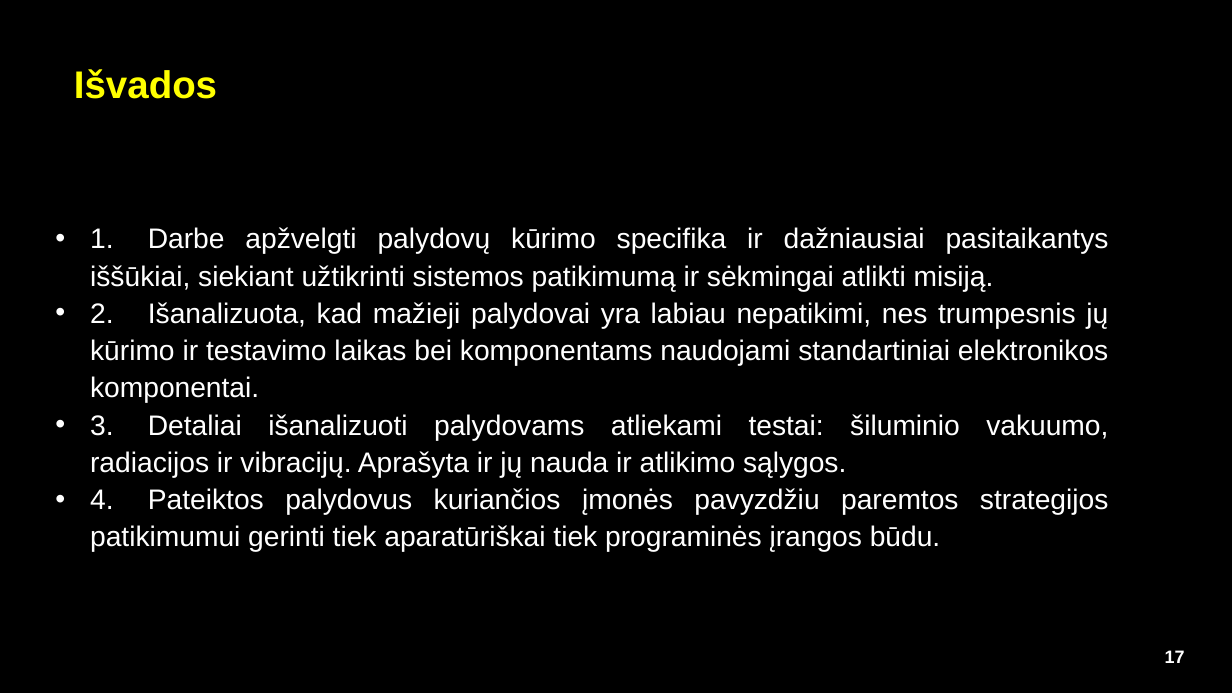
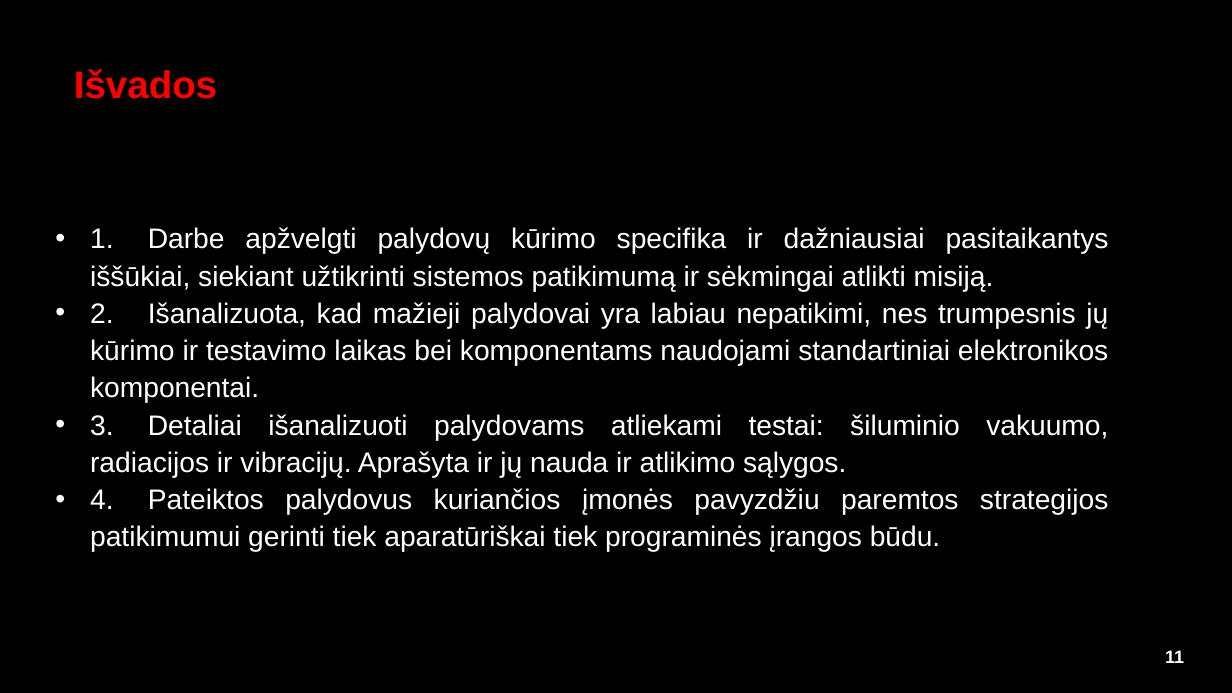
Before and after one commit to Double-Bonus/sem11-InovatyviosMatavimoSistemos, a slide deck: slide 11 of Indvidualus_darbas/esaSwarm_EEF.pptx (slide 17 before the commit). Drawn at 1232x693 pixels with LibreOffice and Linux fonts; fonts in the diff are those of the drawing; background and template pictures are left out. Boxes give left, top, right and bottom in pixels: in the first picture for what was removed or moved away, otherwise in the second. Text is boxed around its words. In the diff, an @@ line names an element or a change of style, - is before the commit and + after.

```diff
--- a/Indvidualus_darbas/esaSwarm_EEF.pptx
+++ b/Indvidualus_darbas/esaSwarm_EEF.pptx
@@ text "Išvados" at (74, 69, 217, 99): text colour #FFFF00 to #FF0000 @@
@@ page number at (1165, 650, 1184, 663): text changed @@
-17
+11
```
Also in this commit, not shown: 5 other slides changed, 1 slide added, 7 slides removed, 8 other files.
